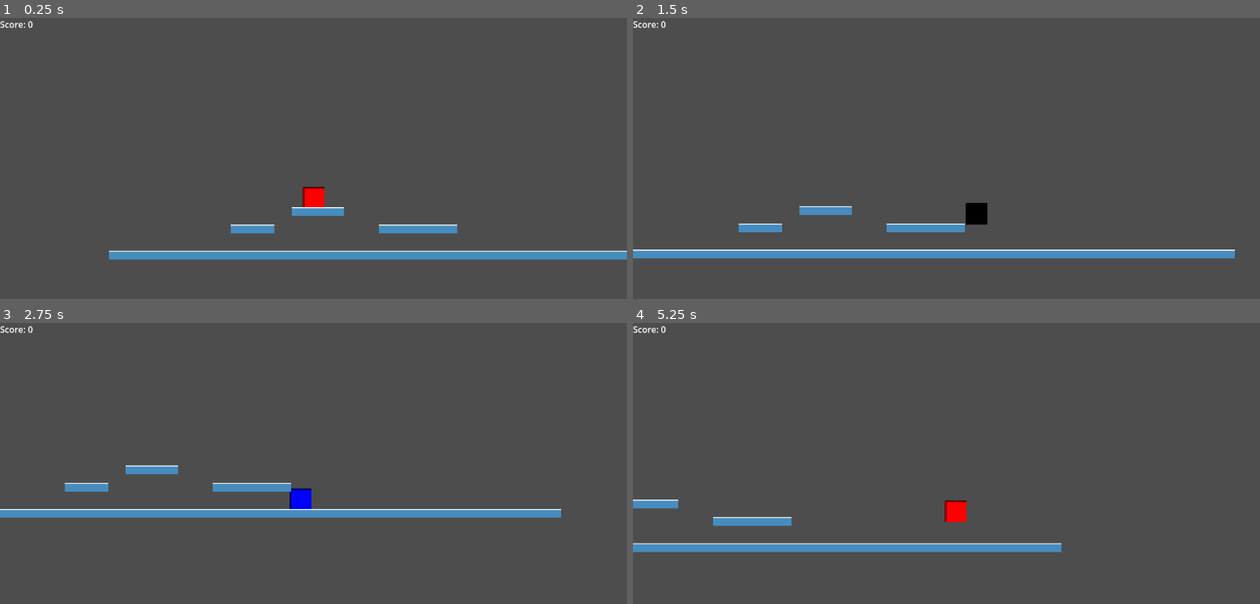
Above: before the commit, frames 1-4 (two rows, left to right).
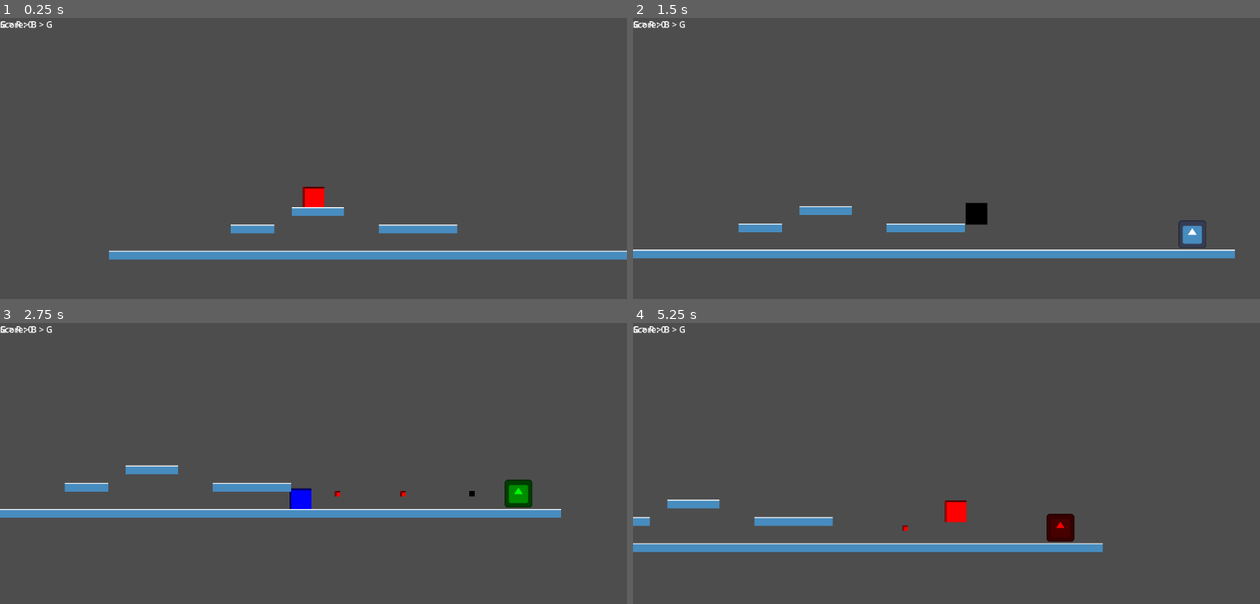
Above: after the commit, the same moments.

Repository: erlint1212/prosjekt-kristiania
Game: Godot game, scene res://levels/level_01.tscn
Same seed, same stepped clock (60 frames per second), same inputs: the game is played once before the commit and once after it. The engine's default icon, where the game draws it, is replaced by a stand-in: a white triangle on a blue panel in a dark square.
Inputs:
- Up to frame 1 (0.25 s): no input
- Up to frame 2 (1.5 s): tap Enter (ui_accept) at 0.5, 0.77 s; hold Right (ui_right) from 0.53 s (still down); tap 1 at 0.6 s; tap 2 at 1.35 s
- Up to frame 3 (2.75 s): tap Enter (ui_accept) at 1.52 s; release Right (ui_right) at 2.03 s; hold Left (ui_left) from 2.03 s (still down); tap 3 at 2.1 s
- Up to frame 4 (5.25 s): release Left (ui_left) at 2.78 s; hold Right (ui_right) 2.78-4.28 s; tap 1 at 2.85, 5.1 s; tap Enter (ui_accept) at 3.02, 3.77, 4.52 s; tap 2 at 3.6 s; hold Left (ui_left) 4.28-5.03 s; tap 3 at 4.35 s; hold Right (ui_right) from 5.03 s (still down)

The runs differ from the first frame. In frame 1, less than 0.1% of the frame differs, in the area x 0-9%, y 1-4%; in frame 2, 0.3%; in frame 3, 0.6%; in frame 4, 1.7%, in the area x 0-75%, y 1-82%.

Commit message:
added enemy and color mathcing

Diff:
--- /dev/null
+++ b/characters/enemies/simple_shooter.gd
@@ -0,0 +1,95 @@
+extends CharacterBody2D
+
+enum ColorState { RED, GREEN, BLUE }
+
+@export_category("Combat Settings")
+@export var bullet_scene: PackedScene
+@export var shoot_direction: Vector2 = Vector2.LEFT
+
+# Define the sequence of colors to shoot.
+# Default pattern: Red -> Red -> Green -> Blue
+@export var color_pattern: Array[ColorState] = [
+	ColorState.RED,
+	ColorState.RED,
+	ColorState.GREEN,
+	ColorState.BLUE
+]
+
+@export_category("Burst Settings")
+@export var burst_count: int = 3      # How many bullets per burst
+@export var shot_delay: float = 0.3   # Time between shots inside a burst
+@export var reload_time: float = 2.0  # Time between bursts
+
+@onready var muzzle: Marker2D = $Marker2D
+@onready var timer: Timer = $Timer
+@onready var sprite: Sprite2D = $Sprite2D
+
+var health: int = 3
+var current_pattern_index: int = 0 # Tracks position in the color_pattern array
+
+func _ready() -> void:
+	# Set the timer to the "Reload" time
+	timer.wait_time = reload_time
+	timer.start()
+	timer.timeout.connect(_on_timer_timeout)
+
+func _on_timer_timeout() -> void:
+	# When timer hits 0, fire a whole burst
+	fire_burst()
+
+func fire_burst() -> void:
+	# Loop X times for the burst
+	for i in range(burst_count):
+		shoot_next_bullet()
+
+		# Pause execution for a split second between shots
+		# (This creates the rapid-fire effect)
+		await get_tree().create_timer(shot_delay).timeout
+
+func shoot_next_bullet() -> void:
+	if bullet_scene == null: return
+
+	# 1. Determine which color to use from the pattern
+	var chosen_color = color_pattern[current_pattern_index]
+
+	# 2. Update the Enemy's visual color to match what it just shot
+	update_visual_color(chosen_color)
+
+	# 3. Create and Fire Bullet
+	var bullet = bullet_scene.instantiate()
+	bullet.global_position = muzzle.global_position
+	bullet.direction = shoot_direction
+	bullet.bullet_color = chosen_color
+
+	get_parent().add_child(bullet)
+
+	# 4. Advance the pattern index (Loop back to 0 if at end)
+	current_pattern_index = (current_pattern_index + 1) % color_pattern.size()
+
+func update_visual_color(state: ColorState) -> void:
+	match state:
+		ColorState.RED: sprite.modulate = Color.RED
+		ColorState.GREEN: sprite.modulate = Color.GREEN
+		ColorState.BLUE: sprite.modulate = Color.BLUE
+
+func take_damage(amount: int) -> void:
+	health -= amount
+	print("Enemy Health: ", health)
+
+	# Flash White
+	var tween = create_tween()
+	tween.tween_property(sprite, "modulate", Color.WHITE, 0.1)
+	# Return to the color of the NEXT bullet in the chamber
+	var next_color = color_pattern[current_pattern_index]
+	tween.tween_property(sprite, "modulate", get_color_value(next_color), 0.1)
+
+	if health <= 0:
+		queue_free()
+
+# Helper to convert Enum to actual Color
+func get_color_value(state: ColorState) -> Color:
+	match state:
+		ColorState.RED: return Color.RED
+		ColorState.GREEN: return Color.GREEN
+		ColorState.BLUE: return Color.BLUE
+	return Color.WHITE
--- /dev/null
+++ b/characters/enemies/simple_shooter.tscn
@@ -0,0 +1,26 @@
+[gd_scene format=3 uid="uid://bwg4sy1661mly"]
+
+[ext_resource type="Texture2D" uid="uid://u6u67slvbv3p" path="res://icon.svg" id="1_aqu4p"]
+[ext_resource type="Script" uid="uid://cwac5t1fgk3vl" path="res://characters/enemies/simple_shooter.gd" id="1_g1dvk"]
+[ext_resource type="PackedScene" uid="uid://b1cvwebdhvjmu" path="res://projectiles/bullet/bullet.tscn" id="3_fpvi4"]
+
+[sub_resource type="RectangleShape2D" id="RectangleShape2D_aqu4p"]
+
+[node name="SimpleShooter" type="CharacterBody2D" unique_id=627157932 groups=["Enemies"]]
+collision_layer = 5
+script = ExtResource("1_g1dvk")
+bullet_scene = ExtResource("3_fpvi4")
+
+[node name="Sprite2D" type="Sprite2D" parent="." unique_id=1610434282]
+scale = Vector2(0.4, 0.4)
+texture = ExtResource("1_aqu4p")
+flip_h = true
+
+[node name="CollisionShape2D" type="CollisionShape2D" parent="." unique_id=1534417879]
+shape = SubResource("RectangleShape2D_aqu4p")
+
+[node name="Marker2D" type="Marker2D" parent="." unique_id=984004818]
+position = Vector2(-41, 0)
+
+[node name="Timer" type="Timer" parent="." unique_id=1211394925]
+autostart = true
--- a/characters/player/player.gd
+++ b/characters/player/player.gd
@@ -62,3 +62,22 @@
 			sprite_visual.modulate = Color.GREEN
 		ColorState.BLUE:
 			sprite_visual.modulate = Color.BLUE
+
+func take_damage(amount: int) -> void:
+	print("Player took damage: ", amount)
+	# Add health logic here, e.g.:
+	# health -= amount
+	# if health <= 0: die()
+
+	# Visual feedback (flash white)
+	var tween = create_tween()
+	tween.tween_property(sprite_visual, "modulate", Color.WHITE, 0.1)
+	tween.tween_property(sprite_visual, "modulate", get_current_color_value(), 0.1)
+
+func get_current_color_value() -> Color:
+	# Helper to get the actual Color object for the tween above
+	match current_color_state:
+		ColorState.RED: return Color.RED
+		ColorState.GREEN: return Color.GREEN
+		ColorState.BLUE: return Color.BLUE
+	return Color.WHITE
--- a/levels/level_01.tscn
+++ b/levels/level_01.tscn
@@ -4,6 +4,7 @@
 [ext_resource type="PackedScene" uid="uid://bqywkhfmeox84" path="res://characters/player/player.tscn" id="1_mckh2"]
 [ext_resource type="PackedScene" uid="uid://cihjtbk4yn5bn" path="res://ui/hud.tscn" id="2_81a5f"]
 [ext_resource type="Texture2D" uid="uid://u6u67slvbv3p" path="res://icon.svg" id="4_gg43x"]
+[ext_resource type="PackedScene" uid="uid://bwg4sy1661mly" path="res://characters/enemies/simple_shooter.tscn" id="5_mllcm"]
 
 [sub_resource type="PhysicsMaterial" id="PhysicsMaterial_gg43x"]
 
@@ -122,3 +123,6 @@
 [node name="TileMapLayer" type="TileMapLayer" parent="." unique_id=838250458]
 tile_map_data = PackedByteArray("AAAAACMAAAAEAAQAAAABACMAAAAEAAQAAAACACMAAAAEAAQAAAADACMAAAAEAAQAAAAEACMAAAAEAAQAAAAFAC …(1376 unchanged characters)…
 tile_set = SubResource("TileSet_gg43x")
+
+[node name="SimpleShooter" parent="." unique_id=627157932 instance=ExtResource("5_mllcm")]
+position = Vector2(1058, 532)
--- a/project.godot
+++ b/project.godot
@@ -19,6 +19,10 @@
 
 GameManager="*uid://b5c2ewo04iw1k"
 
+[global_group]
+
+Enemies=""
+
 [physics]
 
 3d/physics_engine="Jolt Physics"
--- /dev/null
+++ b/projectiles/bullet/bullet.gd
@@ -0,0 +1,83 @@
+extends Area2D
+
+# Define the same enum as the player for consistency
+enum ColorState { RED, GREEN, BLUE }
+
+@export var speed: float = 400.0
+@export var damage: int = 1
+@export var bullet_color: ColorState = ColorState.RED
+
+var direction: Vector2 = Vector2.RIGHT
+var reflected: bool = false # Tracks if the bullet has been reflected
+
+@onready var sprite: Sprite2D = $Sprite2D
+
+func _ready() -> void:
+	# Set visual color
+	match bullet_color:
+		ColorState.RED: sprite.modulate = Color.RED
+		ColorState.GREEN: sprite.modulate = Color.GREEN
+		ColorState.BLUE: sprite.modulate = Color.BLUE
+
+	# Delete bullet when it leaves the screen
+	$VisibleOnScreenNotifier2D.screen_exited.connect(queue_free)
+
+	# Connect collision signal
+	body_entered.connect(_on_body_entered)
+
+func _physics_process(delta: float) -> void:
+	position += direction * speed * delta
+
+func _on_body_entered(body: Node2D) -> void:
+	# 1. Logic if we hit the Player
+	if body.name == "Player":
+		handle_player_collision(body)
+
+	# 2. Logic if we hit an Enemy (only if reflected)
+	elif body.is_in_group("Enemies") and reflected:
+		if body.has_method("take_damage"):
+			body.take_damage(damage)
+		queue_free() # Destroy bullet
+
+	# 3. Logic if we hit a Wall
+	elif body is TileMapLayer:
+		queue_free()
+
+func handle_player_collision(player: Node2D) -> void:
+	# Get the player's current color
+	var p_color = player.current_color_state
+
+	# CASE A: Same Color -> Phase Through
+	if p_color == bullet_color:
+		# Do nothing! The bullet keeps flying through.
+		return
+
+	# CASE B: "Reflect" Color (We define the cycle here)
+	# Example: Red reflects Green, Green reflects Blue, Blue reflects Red
+	var is_reflect_match = false
+
+	match bullet_color:
+		ColorState.RED:   is_reflect_match = (p_color == ColorState.GREEN)
+		ColorState.GREEN: is_reflect_match = (p_color == ColorState.BLUE)
+		ColorState.BLUE:  is_reflect_match = (p_color == ColorState.RED)
+
+	if is_reflect_match:
+		reflect_bullet()
+
+	# CASE C: "Damage" Color (The remaining option)
+	else:
+		if player.has_method("take_damage"):
+			player.take_damage(damage)
+		queue_free() # Destroy bullet on impact
+
+func reflect_bullet() -> void:
+	if reflected: return # Prevent double reflection if needed
+
+	reflected = true
+	direction = -direction # Reverse direction
+	speed *= 1.5 # Optional: Make it return faster!
+
+	# CRITICAL: Change collision mask so it no longer hits the player
+	# but can now hit enemies.
+	set_collision_mask_value(1, false) # Stop looking for Player (Layer 1)
+	set_collision_mask_value(3, true)  # Start looking for Enemies (Layer 3)
--- /dev/null
+++ b/projectiles/bullet/bullet.tscn
@@ -0,0 +1,23 @@
+[gd_scene format=3 uid="uid://b1cvwebdhvjmu"]
+
+[ext_resource type="Script" uid="uid://dfsewt2enpqsq" path="res://projectiles/bullet/bullet.gd" id="1_hwob3"]
+
+[sub_resource type="PlaceholderTexture2D" id="PlaceholderTexture2D_hwob3"]
+size = Vector2(10, 10)
+
+[sub_resource type="CircleShape2D" id="CircleShape2D_jlt5a"]
+radius = 5.0
+
+[node name="Bullet" type="Area2D" unique_id=594981839]
+position = Vector2(3, 0)
+collision_layer = 5
+script = ExtResource("1_hwob3")
+
+[node name="Sprite2D" type="Sprite2D" parent="." unique_id=22638521]
+position = Vector2(2, 0)
+texture = SubResource("PlaceholderTexture2D_hwob3")
+
+[node name="CollisionShape2D" type="CollisionShape2D" parent="." unique_id=1201113026]
+shape = SubResource("CircleShape2D_jlt5a")
+
+[node name="VisibleOnScreenNotifier2D" type="VisibleOnScreenNotifier2D" parent="." unique_id=419601868]
--- a/ui/hud.tscn
+++ b/ui/hud.tscn
@@ -15,3 +15,9 @@
 layout_mode = 0
 offset_right = 40.0
 offset_bottom = 23.0
+
+[node name="Colors" type="Label" parent="Control" unique_id=785623749]
+layout_mode = 0
+offset_right = 40.0
+offset_bottom = 23.0
+text = "G > R > B > G"
Not shown, added: characters/enemies/simple_shooter.gd.uid
Not shown, added: projectiles/bullet/bullet.gd.uid
